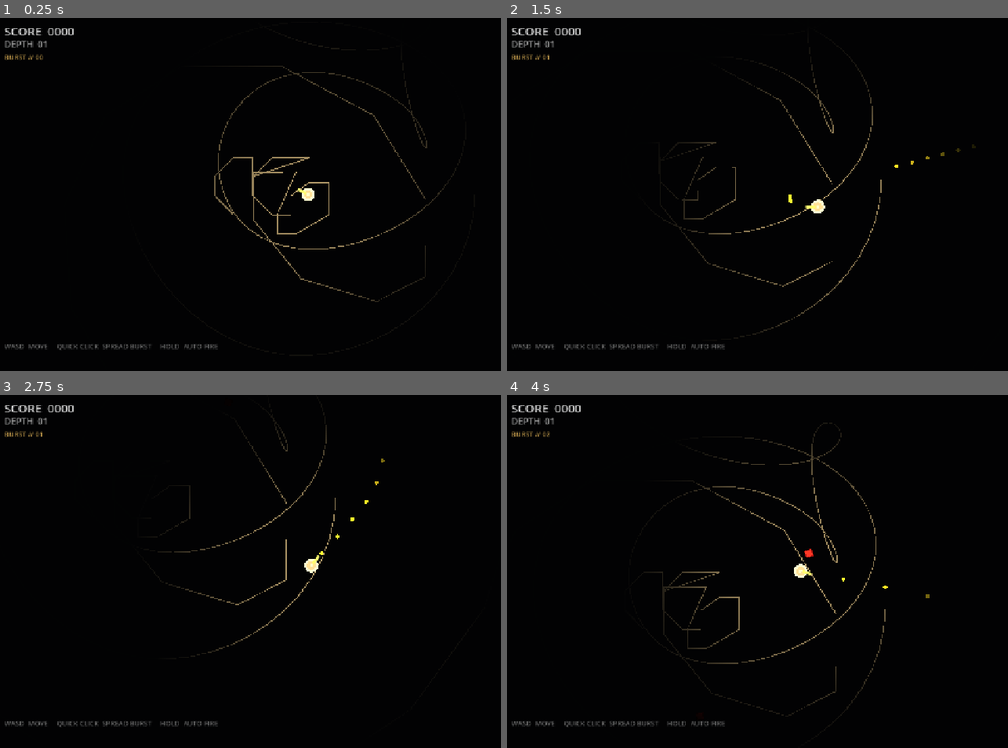
Above: before the commit, frames 1-4 (two rows, left to right).
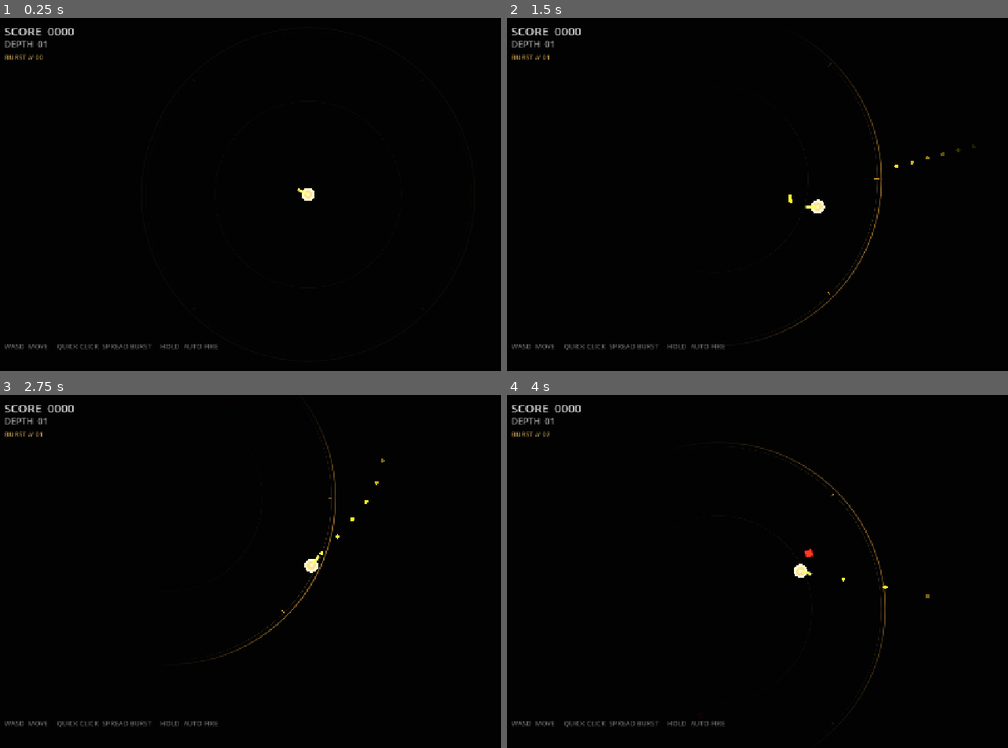
Above: after the commit, the same moments.

Repository: macdude95/voidarena
Game: Godot game, scene res://scenes/main.tscn
The game is run twice, just before and just after one commit, with the same random seed, the same clock (stepped at 60 frames per second) and the same inputs.
Inputs (mouse positions are in pixels of both pictures, inside the frame that each line leads up to):
- Up to frame 1 (0.25 s): no input
- Up to frame 2 (1.5 s): tap Enter at 0.5 s; move the mouse to (952, 176) at 0.52 s; press the mouse at (952, 176) at 0.53 s; hold D (move_right) 0.53-1.28 s; move the mouse to (687, 212) at 1.27 s; release the mouse at (687, 212) at 1.28 s; hold S (move_down) from 1.28 s (still down); click (687, 212) at 1.35 s
- Up to frame 3 (2.75 s): move the mouse to (370, 493) at 2.02 s; release S (move_down) at 2.03 s; press the mouse at (370, 493) at 2.03 s; hold D (move_right) from 2.03 s (still down)
- Up to frame 4 (4 s): move the mouse to (782, 642) at 2.77 s; release D (move_right) at 2.78 s; release the mouse at (782, 642) at 2.78 s; hold W (move_up) 2.78-3.53 s; click (782, 642) at 2.85 s; move the mouse to (1002, 624) at 3.52 s; press the mouse at (1002, 624) at 3.53 s; hold A (move_left) from 3.53 s (still down)

The runs differ from the first frame. In frame 1, 1.0% of the frame differs, in the area x 42-91%, y 7-81%; in frame 2, 1.1%; in frame 3, 0.8%; in frame 4, 1.5%, in the area x 28-76%, y 8-94%.

Commit message:
Replace malformed arena line with procedural centered arena

Diff:
--- a/scenes/main.tscn
+++ b/scenes/main.tscn
@@ -6,6 +6,7 @@
 [ext_resource type="Script" path="res://scripts/bullet.gd" id="4"]
 [ext_resource type="Script" path="res://scripts/hud.gd" id="5"]
 [ext_resource type="Texture2D" path="res://assets/light.svg" id="6"]
+[ext_resource type="Script" path="res://scripts/arena.gd" id="7"]
 
 [sub_resource type="CircleShape2D" id="CircleShape2D_player"]
 radius = 12.0
@@ -26,8 +27,10 @@
 color = Color(0.025, 0.028, 0.035, 1)
 
 [node name="Arena" type="Node2D" parent="."]
+script = ExtResource("7")
 
 [node name="ArenaLine" type="Line2D" parent="Arena"]
+visible = false
 points = PackedVector2Array(340, 0, 336.919, 42.127, 327.803, 83.532, 312.866, 123.561, 292.388, 161.568, 266.786, 196. …(5321 unchanged characters)…
 width = 2.0
 default_color = Color(0.4, 0.4, 0.4, 1)
--- /dev/null
+++ b/scripts/arena.gd
@@ -0,0 +1,15 @@
+extends Node2D
+
+const RADIUS := 340.0
+
+func _ready() -> void:
+	queue_redraw()
+
+func _draw() -> void:
+	# A clean, restrained arena boundary plus subtle inner rings for depth.
+	draw_arc(Vector2.ZERO, RADIUS, 0.0, TAU, 128, Color(0.48, 0.39, 0.2, 0.72), 2.0, true)
+	draw_arc(Vector2.ZERO, RADIUS - 8.0, 0.0, TAU, 128, Color(0.24, 0.22, 0.17, 0.55), 1.0, true)
+	draw_arc(Vector2.ZERO, RADIUS * 0.56, 0.0, TAU, 96, Color(0.22, 0.19, 0.14, 0.18), 1.0, true)
+	for angle in range(0, 360, 45):
+		var direction := Vector2.from_angle(deg_to_rad(float(angle)))
+		draw_line(direction * (RADIUS - 16.0), direction * (RADIUS - 6.0), Color(0.78, 0.62, 0.3, 0.7), 2.0)
Not shown: 1 places in scenes/main.tscn that only renumber resources
Not shown, added: scripts/arena.gd.uid
